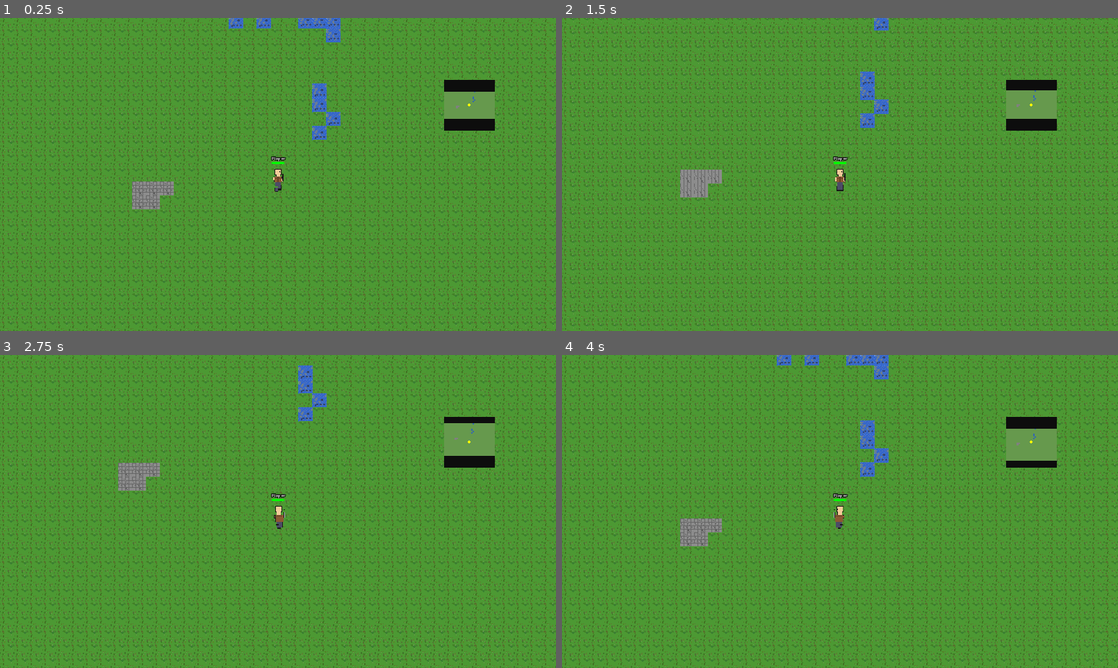
Above: before the commit, frames 1-4 (two rows, left to right).
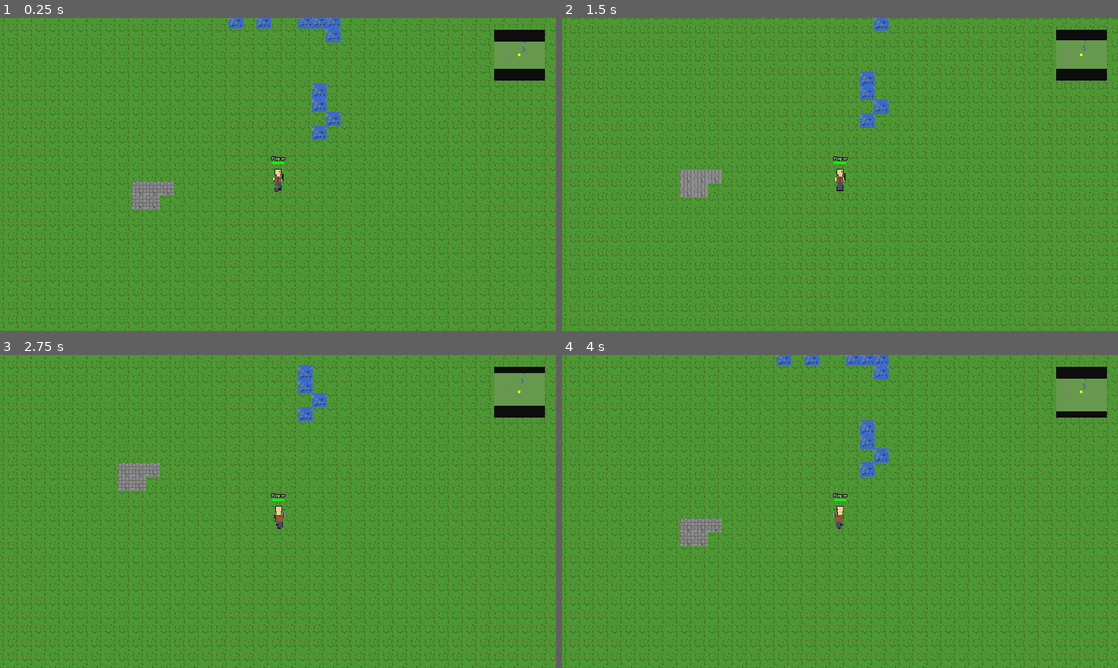
Above: after the commit, the same moments.

Repository: mattzanco/Trithia
Game: Godot game, scene res://scenes/main.tscn
The game is run twice, just before and just after one commit, with the same random seed, the same clock (stepped at 60 frames per second) and the same inputs.
Inputs (mouse positions are in pixels of both pictures, inside the frame that each line leads up to):
- Up to frame 1 (0.25 s): no input
- Up to frame 2 (1.5 s): move the mouse to (962, 158) at 0.52 s; hold D (move_right) 0.53-1.28 s; hold Ctrl 0.53-1.28 s; click (962, 158) at 0.67 s; tap Enter at 1.25 s; move the mouse to (728, 190) at 1.27 s; hold S (move_down) from 1.28 s (still down); tap Ctrl at 1.35 s
- Up to frame 3 (2.75 s): move the mouse to (333, 442) at 2.02 s; release S (move_down) at 2.03 s; hold D (move_right) from 2.03 s (still down); hold Ctrl from 2.03 s (still down)
- Up to frame 4 (4 s): tap Space at 2.75 s; move the mouse to (812, 574) at 2.77 s; release D (move_right) at 2.78 s; release Ctrl at 2.78 s; hold W (move_up) 2.78-3.53 s; tap Ctrl at 2.85 s; click (812, 574) at 2.92 s; move the mouse to (1006, 558) at 3.52 s; hold A (move_left) from 3.53 s (still down); hold Ctrl from 3.53 s (still down)

The runs differ from the first frame. In frame 1, 2.9% of the frame differs, in the area x 79-98%, y 3-36%; in frame 2, 2.9%; in frame 3, 2.9%; in frame 4, 2.9%.

Commit message:
Fix minimap positioning to top right corner with proper margins

Diff:
--- a/scenes/ui/mini_map.tscn
+++ b/scenes/ui/mini_map.tscn
@@ -6,15 +6,16 @@
 layer = 100
 
 [node name="MiniMap" type="Control" parent="."]
-custom_minimum_size = Vector2(400, 400)
+custom_minimum_size = Vector2(150, 150)
 layout_mode = 1
 anchors_preset = 1
 anchor_left = 1.0
 anchor_top = 0.0
 anchor_right = 1.0
 anchor_bottom = 0.0
-offset_left = -400.0
-offset_top = 0.0
-offset_right = 0.0
-offset_bottom = 400.0
+offset_left = -160.0
+offset_top = 10.0
+offset_right = -10.0
+offset_bottom = 160.0
+grow_horizontal = 0
 script = ExtResource("1_x8v7m")
